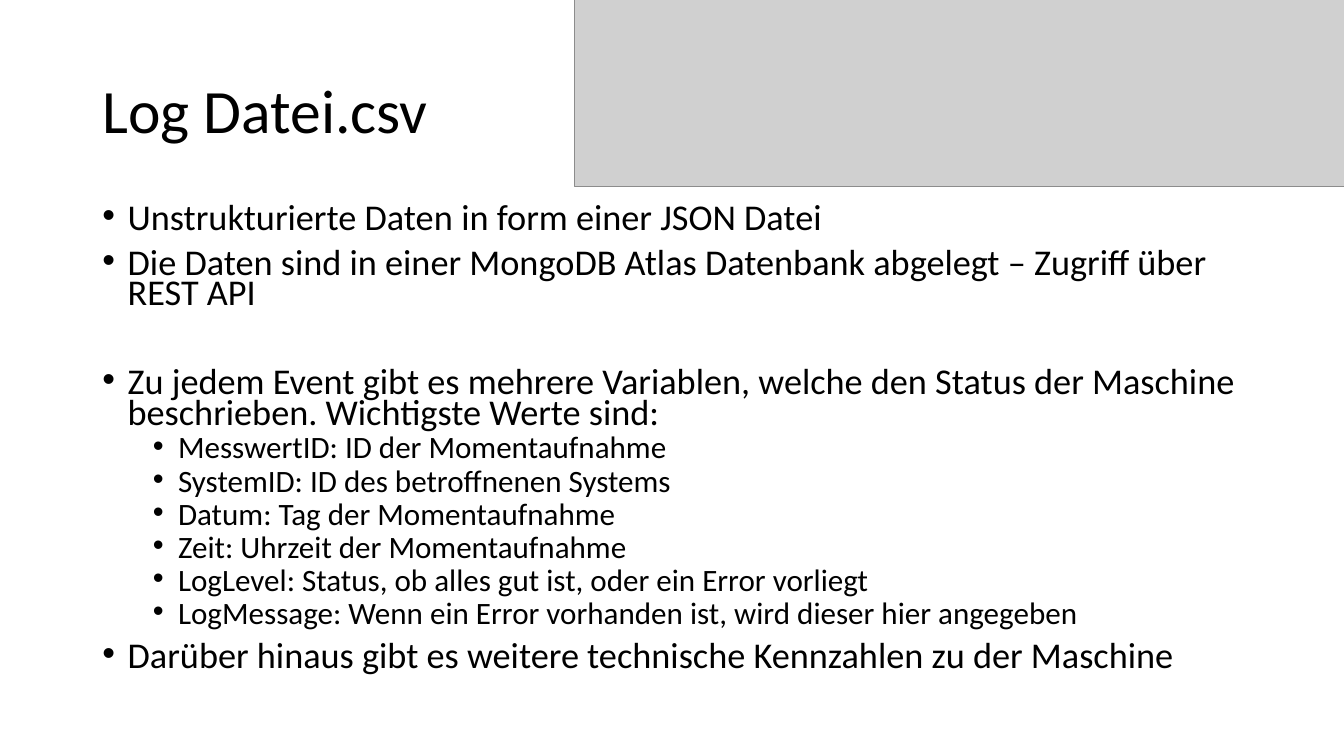
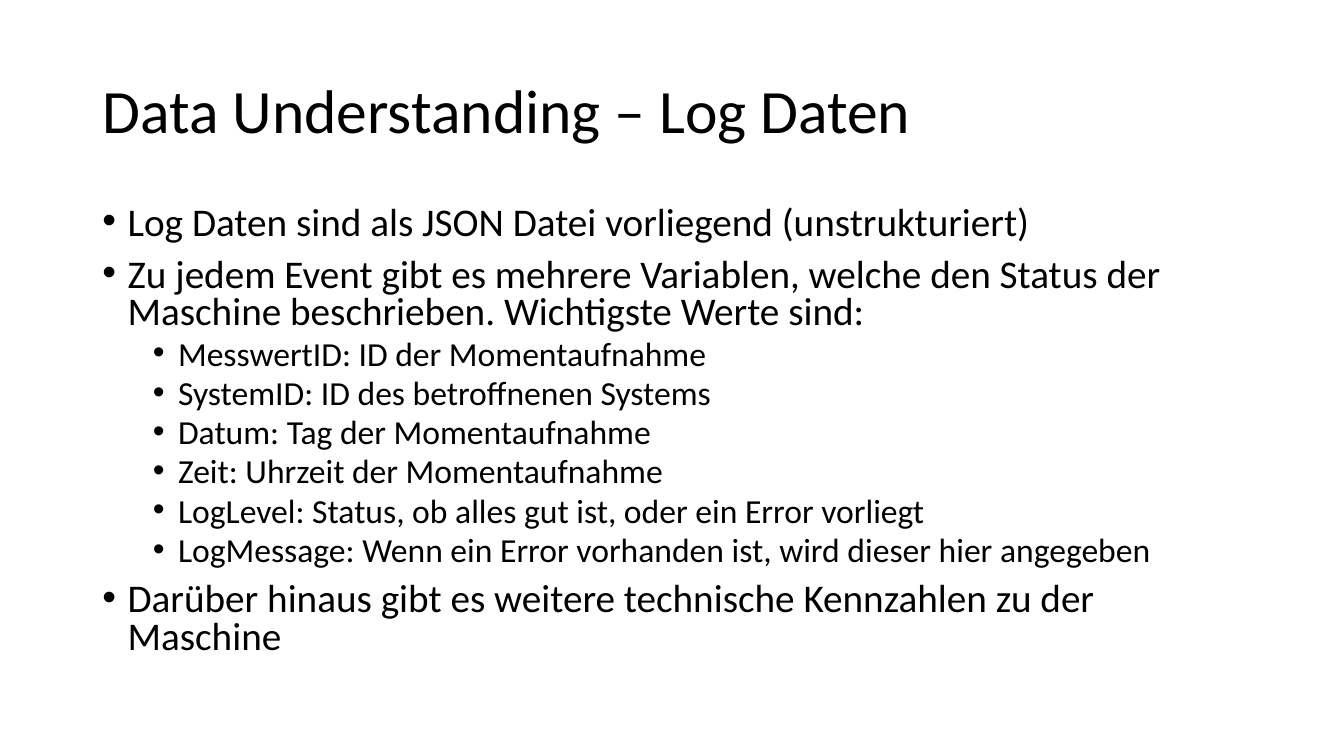
Before and after one commit to Flitschi7/big-data-management, a slide deck: slide 7 of Dokumentation HHZ Rocket Project.pptx. Drawn at 1344x756 pixels with LibreOffice and Linux fonts; fonts in the diff are those of the drawing; grey boxes stand for pictures. Boxes give left, top, right and bottom in pixels: in the first picture for what was removed or moved away, otherwise in the second. Text is boxed around its words. In the diff, an @@ line names an element or a change of style, - is before the commit and + after.

```diff
--- a/Dokumentation HHZ Rocket Project.pptx
+++ b/Dokumentation HHZ Rocket Project.pptx
@@ picture removed at (575, 0, 1344, 187) @@
@@ title at (102, 90, 910, 144): text changed @@
-Log Datei.csv
+Data Understanding – Log Daten
@@ text at (128, 207, 1029, 243): text changed; size 25.9 to 28 pt @@
-• Unstrukturierte Daten in form einer JSON Datei
-• Die Daten sind in einer MongoDB Atlas Datenbank abgelegt – Zugriff über REST API
+• Log Daten sind als JSON Datei vorliegend (unstrukturiert)
@@ text at (128, 260, 1161, 651): size 25.9 to 28 pt in "Zu jedem Event gibt es mehrere Variablen, ...", "Darüber hinaus gibt es weitere technische Kennzahlen ..."; size 22.2 to 24 pt in "MesswertID: ID der Momentaufnahme", "SystemID: ID des betroffnenen Systems", "Datum: Tag der Momentaufnahme", "Zeit: Uhrzeit der Momentaufnahme" and 2 more places; line spacing 0.7 to 0.8 @@
```
Also in this commit, not shown: 6 other slides changed, 7 slides added, 3 slides removed.
